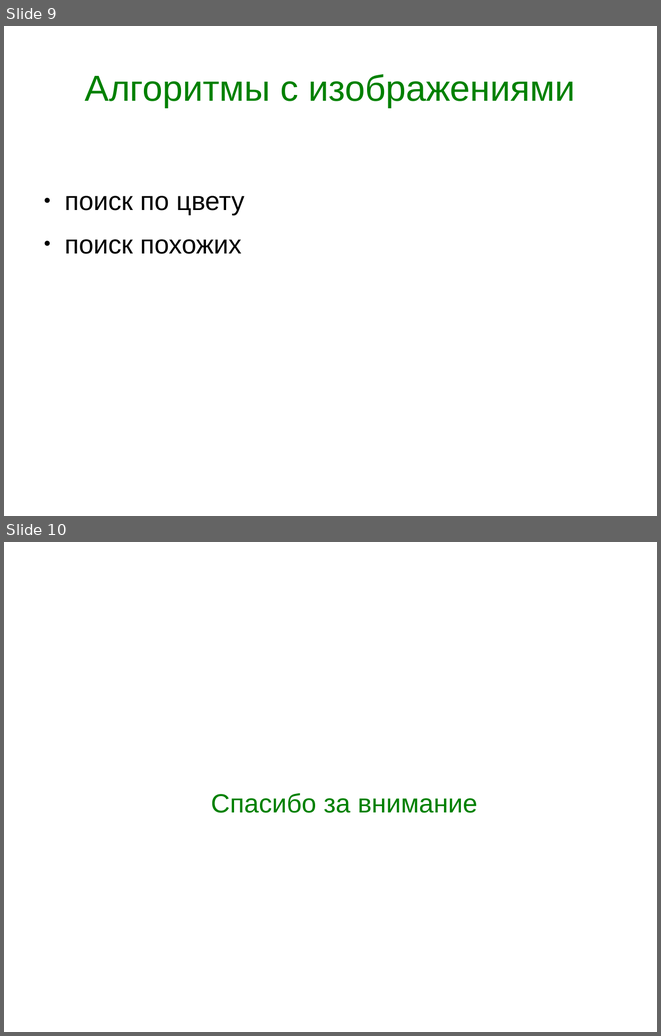
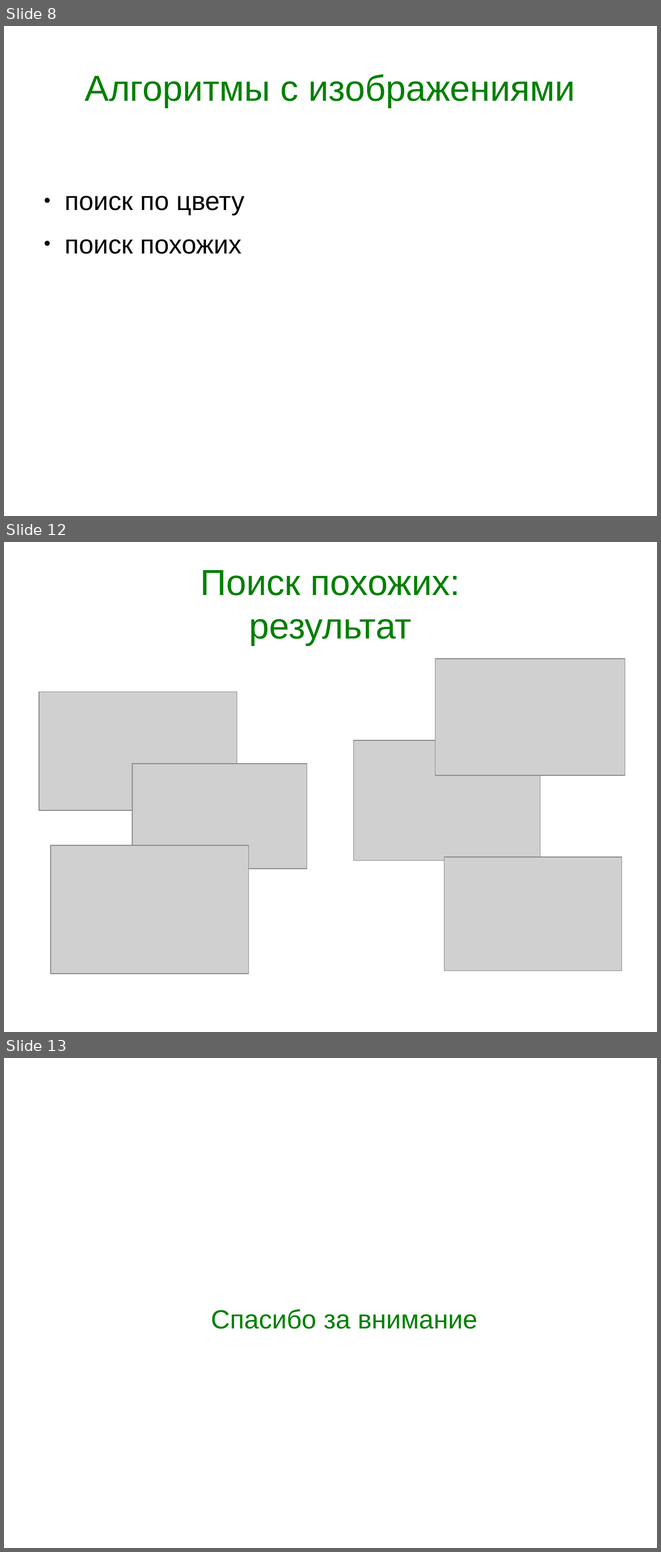
Before and after one commit to tipe/searchbycolor, a slide deck: Presentation.odp. Shown one above the other, each under a label of ours: slides 9 and 10 before the commit, slides 8, 12 and 13 after it; the slides between them are not shown. The pictures are 661x1036 and 661x1552 pixels, drawn with LibreOffice and Linux fonts; fonts in the diff are those of the drawing; grey boxes stand for pictures. Boxes give left, top, right and bottom in pixels: in the first picture for what was removed or moved away, otherwise in the second. Text is boxed around its words. In the diff, an @@ line names an element or a change of style, - is before the commit and + after.

```diff
--- a/Presentation.odp
+++ b/Presentation.odp
@@ slide 12 added at (4, 542, 657, 1032), background #FFFFFF @@
@@ title added at (201, 570, 460, 645), 44 pt, text #008000 @@
+Поиск похожих:
+результат
@@ picture added at (435, 659, 625, 775) @@
@@ picture added at (39, 691, 237, 810) @@
@@ picture added at (354, 741, 541, 860) @@
@@ picture added at (133, 764, 307, 868) @@
@@ picture added at (51, 845, 249, 974) @@
@@ picture added at (444, 857, 622, 970) @@
@@ what was slide 9 is now slide 8 @@
@@ what was slide 10 is now slide 13 @@
```
Also in this commit, not shown: 2 slides changed, 6 other slides added, 4 slides removed.
